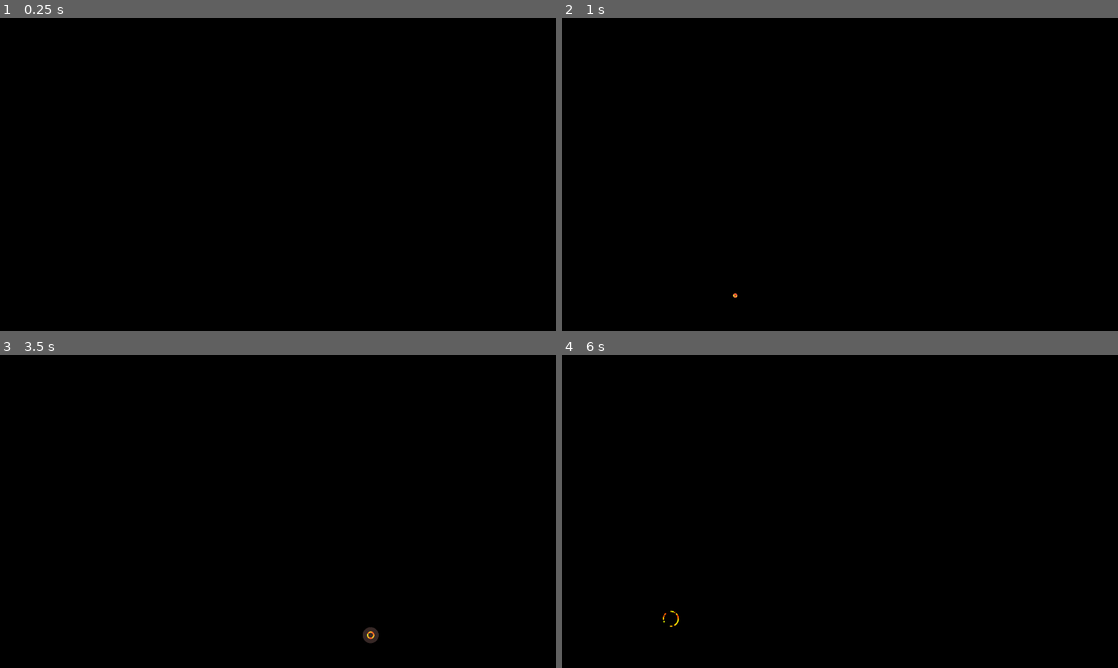
Above: before the commit, frames 1-4 (two rows, left to right).
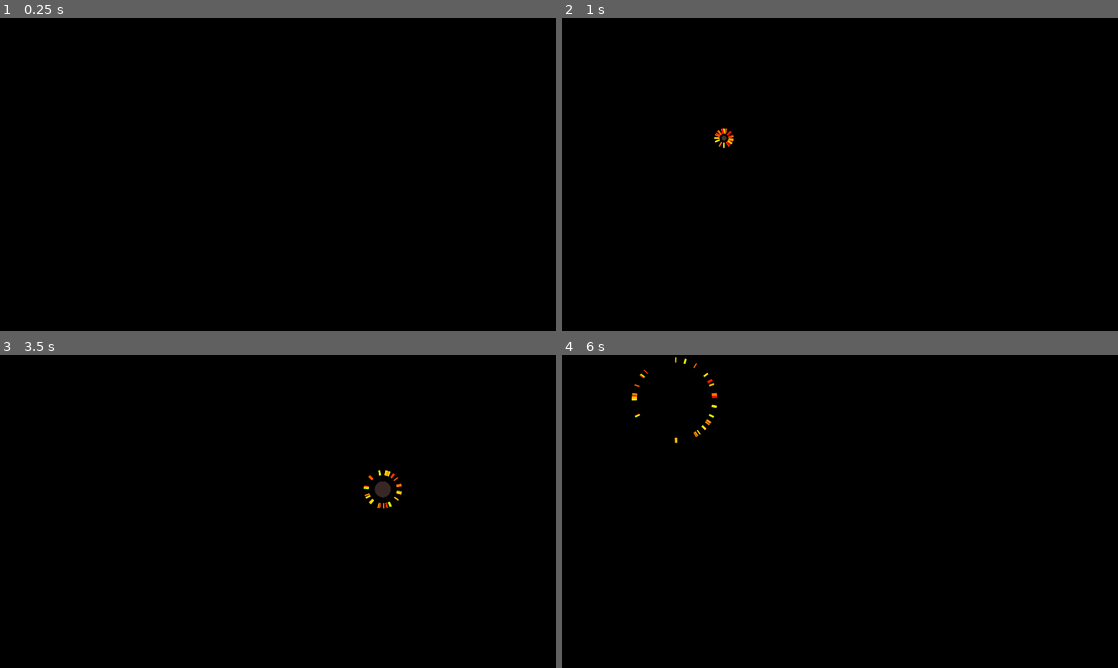
Above: after the commit, the same moments.

Repository: SomegitMissing/EmmaPaitings
Game: Godot game, scene res://canvas.tscn
The game is run twice, just before and just after one commit, with the same random seed, the same clock (stepped at 60 frames per second) and the same inputs. The project has no main scene, so this scene is started directly.
Inputs:
- Up to frame 1 (0.25 s): no input
- Up to frame 2 (1 s): tap Enter at 0.5 s
- Up to frame 3 (3.5 s): tap Space at 2 s; tap Enter at 2.75 s
- Up to frame 4 (6 s): tap Space at 4.25 s; tap Enter at 5.75 s

Frame 1 is identical in both runs. In frame 2, 0.1% of the frame differs, in the area x 27-32%, y 35-90%; in frame 3, 0.4%, in the area x 65-73%, y 36-92%; in frame 4, 0.2%.

Commit message:
✨Using delta time

Diff:
--- a/trajectory.gd
+++ b/trajectory.gd
@@ -3,7 +3,7 @@
 
 var delta_pos: Vector2;
 var direction: float = 0;
-var step_magnitude: float = 3;
+var step_magnitude: float = 1080-100;
 var line_color: Color = Color.WHITE;
 var generation: int = 0;
 var near: float = 1;
@@ -34,8 +34,8 @@
 	line_color = line_color.lerp(target.line_color, percentage);
 
 func foward():
-	delta_pos.x += cos(direction) * step_magnitude;
-	delta_pos.y += sin(direction) * step_magnitude;
+	delta_pos.x += cos(direction) * step_magnitude * Canvas.delta;
+	delta_pos.y += sin(direction) * step_magnitude * Canvas.delta;
 
 	parent.draw_line(
 		position,
